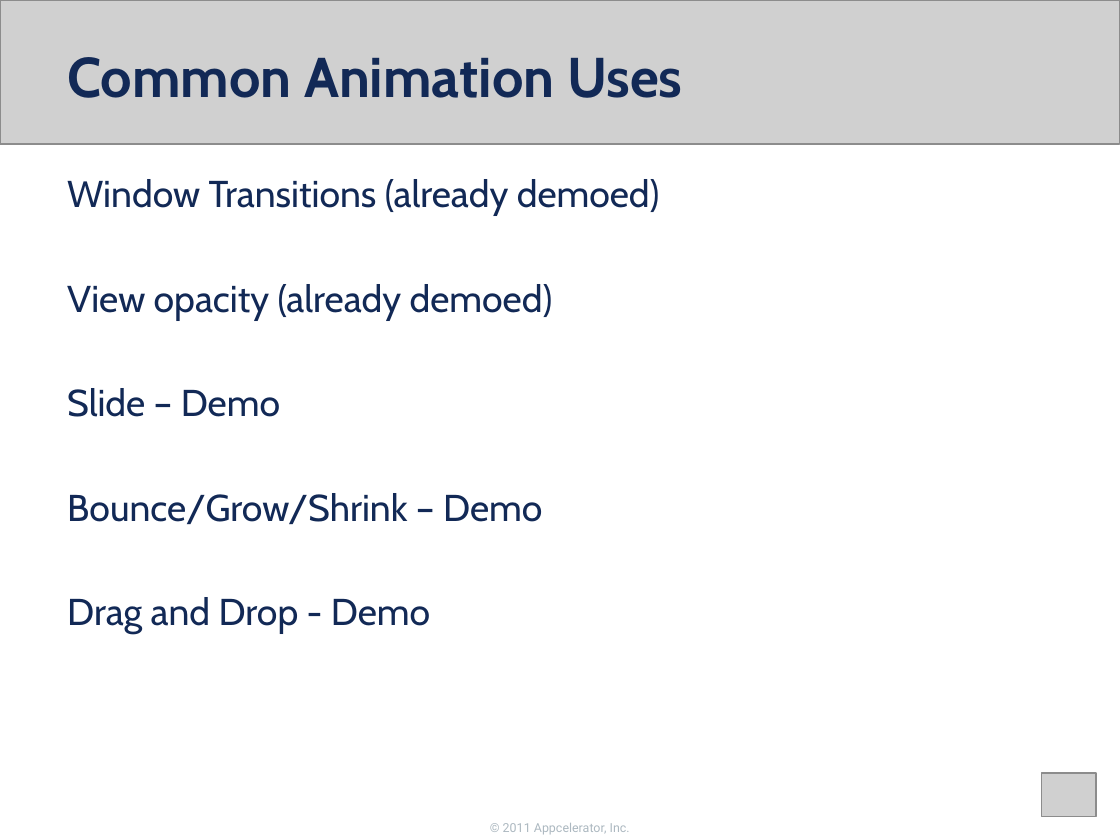
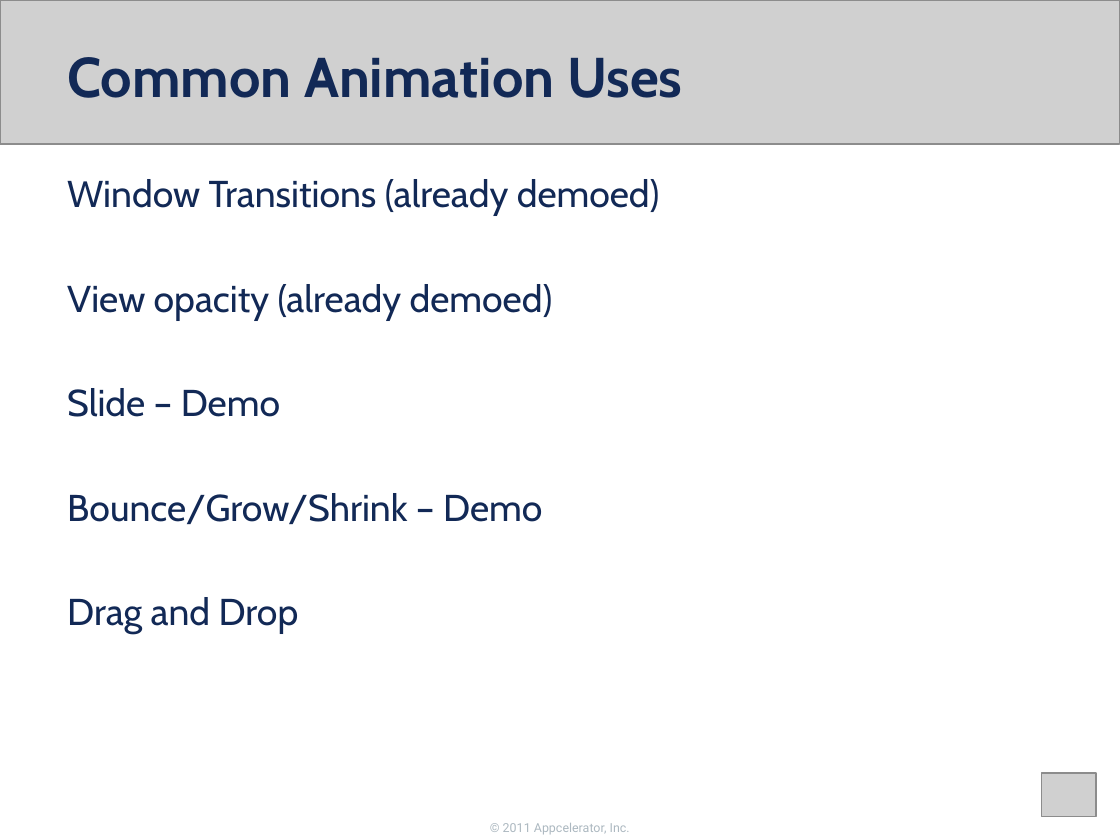
Before and after one commit to appcelerator-forks/appcelerator-training.tcmd_certification, a slide deck: slide 13 of 340.pptx. Drawn at 1120x840 pixels with LibreOffice and Linux fonts; fonts in the diff are those of the drawing; grey boxes stand for pictures; background and template pictures are left out. Boxes give left, top, right and bottom in pixels: in the first picture for what was removed or moved away, otherwise in the second. Text is boxed around its words. In the diff, an @@ line names an element or a change of style, - is before the commit and + after.

```diff
--- a/340.pptx
+++ b/340.pptx
@@ text at [67,597,299,634]: text changed @@
-Drag and Drop - Demo
+Drag and Drop
```
Also in this commit, not shown: 2 other files.
